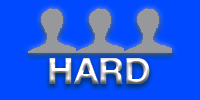
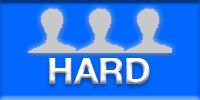
Revision of a layered 200px x 100px image; what changed, layer by layer:
pixels changed over left=0, top=0, right=200, bottom=100 (layer not identified)
